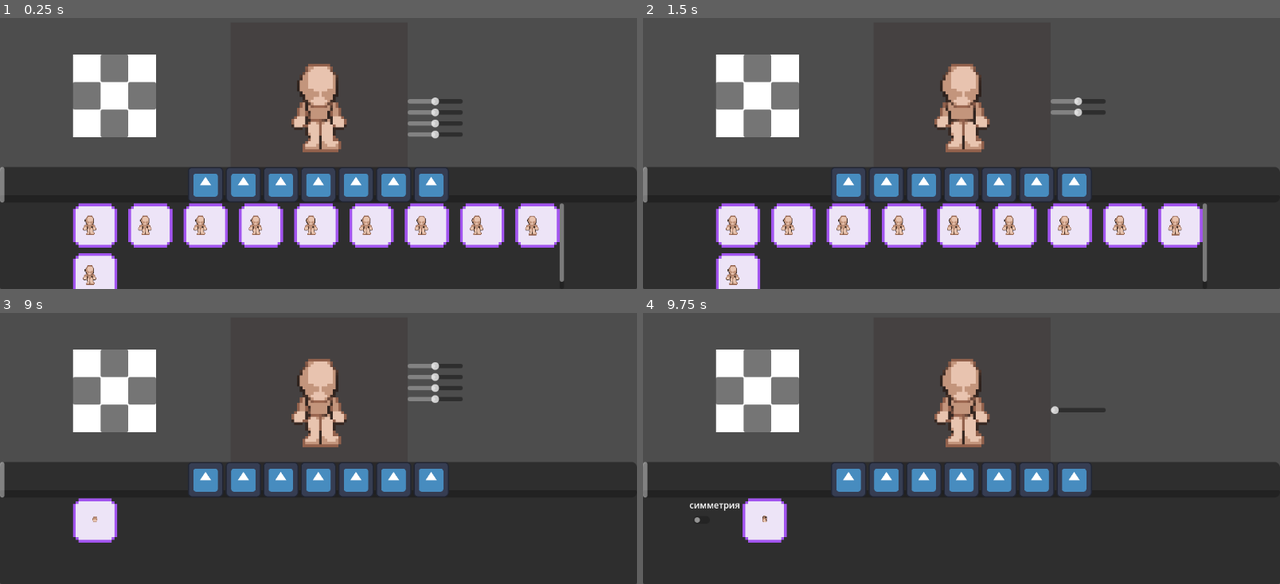
Above: before the commit, frames 1-4 (two rows, left to right).
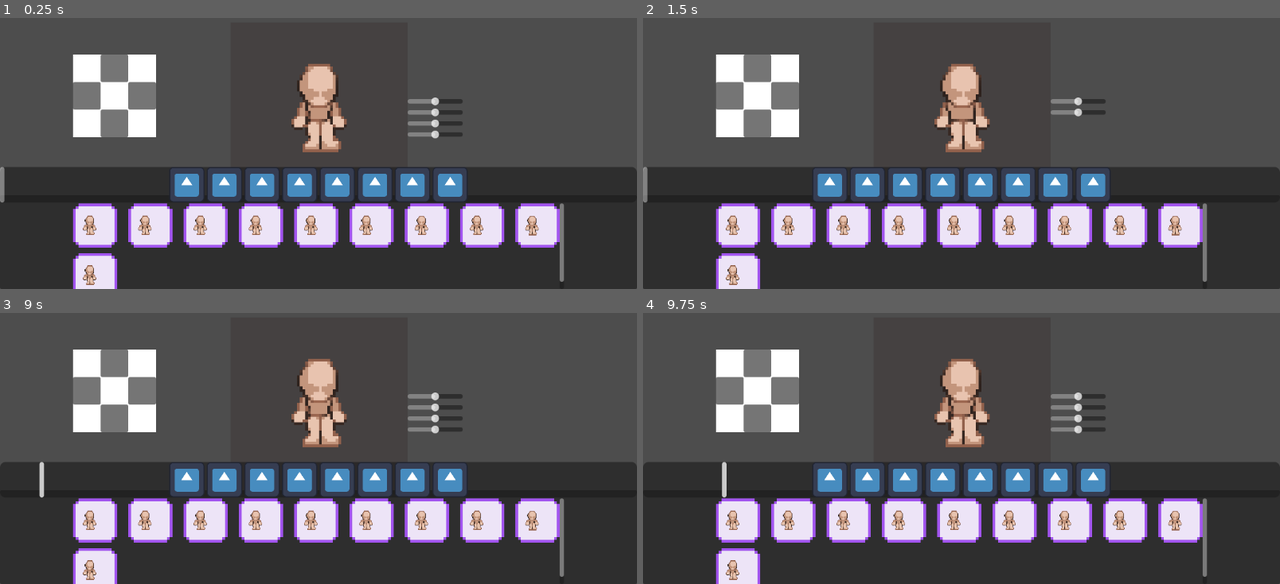
Above: after the commit, the same moments.

Repository: p1petto/CharacterMakerNew
Game: Godot game, scene res://Scenes/maker.tscn
Two runs of this game, one before a commit and one after it. Both use one fixed random seed, a clock stepped at 60 frames per second and the inputs below. The engine's default icon, where the game draws it, is replaced by a stand-in: a white triangle on a blue panel in a dark square.
Inputs (mouse positions are in pixels of both pictures, inside the frame that each line leads up to; where the layout moved, square brackets give the same spot in the first picture):
- Up to frame 1 (0.25 s): no input
- Up to frame 2 (1.5 s): click (738, 226) at 0.5 s; click (795, 226) at 1.27 s
- Up to frame 3 (9 s): click (203, 521) at 2.02 s; click (261, 521) at 2.77 s; click (318, 521) at 3.52 s; click (369, 521) at 4.27 s; click (426, 521) at 5.02 s; click (484, 521) at 5.77 s; click (535, 521) at 6.52 s; click (95, 570) at 7.27 s; click (184, 481) [203, 481] at 8 s; click (242, 481) at 8.77 s
- Up to frame 4 (9.75 s): click (923, 481) at 9.52 s

The runs differ from the first frame. In frame 1, 3.6% of the frame differs, in the area x 26-74%, y 55-68%; in frame 2, 3.6%; in frame 3, 15%; in frame 4, 15%, in the area x 0-89%, y 29-100%.

Commit message:
fix: при изменении чекбокса поиск первой соответсвующей ноды

Diff:
--- /dev/null
+++ b/Resources/CatalogItems/StaticElement/Eyes/Eye1/RightEye/RightEye.tres
@@ -0,0 +1,10 @@
+[gd_resource type="Resource" script_class="CatalogItem" load_steps=3 format=3 uid="uid://xb00p14w71s4"]
+
+[ext_resource type="Script" path="res://Scripts/CatalogItemResource.gd" id="1_vcflt"]
+[ext_resource type="Resource" uid="uid://ejydfc32ck0m" path="res://Resources/StaticElements/Eye/Eye1/R/EyeRight.tres" id="2_bi8xm"]
+
+[resource]
+script = ExtResource("1_vcflt")
+item_type = "Static"
+item_class = "RightEye"
+static_element = ExtResource("2_bi8xm")
--- a/Resources/StaticElements/Eye/Eye1/L/EyeLeft.tres
+++ b/Resources/StaticElements/Eye/Eye1/L/EyeLeft.tres
@@ -6,5 +6,5 @@
 [resource]
 script = ExtResource("1_do3tn")
 sprite_frames = ExtResource("2_348bp")
-position = Vector2(8, 18)
+position = Vector2(8, 19)
 target_part = "Head"
--- /dev/null
+++ b/Resources/StaticElements/Eye/Eye1/R/EyeRight.tres
@@ -0,0 +1,10 @@
+[gd_resource type="Resource" script_class="Static" load_steps=3 format=3 uid="uid://ejydfc32ck0m"]
+
+[ext_resource type="Script" path="res://Scripts/StaticElements/resource_static_element.gd" id="1_rwxfx"]
+[ext_resource type="SpriteFrames" uid="uid://powuhmudl6w4" path="res://Resources/StaticElements/Eye/Eye1/R/eye-r-sprites.tres" id="2_5yc10"]
+
+[resource]
+script = ExtResource("1_rwxfx")
+sprite_frames = ExtResource("2_5yc10")
+position = Vector2(7, 19)
+target_part = "Head"
--- /dev/null
+++ b/Resources/StaticElements/Eye/Eye1/R/eye-r-sprites.tres
@@ -0,0 +1,54 @@
+[gd_resource type="SpriteFrames" load_steps=6 format=3 uid="uid://powuhmudl6w4"]
+
+[ext_resource type="Texture2D" uid="uid://c5y8rkd5q4xro" path="res://Assets/Character/eye/eye1/eye-r.png" id="1_dpw8o"]
+
+[sub_resource type="AtlasTexture" id="AtlasTexture_5ya7p"]
+atlas = ExtResource("1_dpw8o")
+region = Rect2(0, 0, 64, 64)
+
+[sub_resource type="AtlasTexture" id="AtlasTexture_o5fe5"]
+atlas = ExtResource("1_dpw8o")
+region = Rect2(64, 0, 64, 64)
+
+[sub_resource type="AtlasTexture" id="AtlasTexture_y64md"]
+atlas = ExtResource("1_dpw8o")
+region = Rect2(42, 0, 42, 64)
+
+[sub_resource type="AtlasTexture" id="AtlasTexture_v6yfc"]
+atlas = ExtResource("1_dpw8o")
+region = Rect2(42, 0, 42, 64)
+
+[resource]
+animations = [{
+"frames": [{
+"duration": 1.0,
+"texture": SubResource("AtlasTexture_5ya7p")
+}],
+"loop": true,
+"name": &"down",
+"speed": 5.0
+}, {
+"frames": [{
+"duration": 1.0,
+"texture": SubResource("AtlasTexture_o5fe5")
+}],
+"loop": true,
+"name": &"left",
+"speed": 5.0
+}, {
+"frames": [{
+"duration": 1.0,
+"texture": SubResource("AtlasTexture_y64md")
+}],
+"loop": true,
+"name": &"right",
+"speed": 5.0
+}, {
+"frames": [{
+"duration": 1.0,
+"texture": SubResource("AtlasTexture_v6yfc")
+}],
+"loop": true,
+"name": &"top",
+"speed": 5.0
+}]
--- a/Scenes/maker.tscn
+++ b/Scenes/maker.tscn
@@ -17,6 +17,7 @@
 [ext_resource type="Texture2D" uid="uid://3yagfiq0l2yf" path="res://icon.svg" id="14_02jis"]
 [ext_resource type="Resource" uid="uid://danlbkb3wqnt4" path="res://Resources/CatalogItems/StaticElement/Eyes/Eye1/LeftEye/LeftEye.tres" id="14_7nups"]
 [ext_resource type="Script" path="res://Scripts/StaticElements/resource_static_element.gd" id="15_1qk7a"]
+[ext_resource type="Resource" uid="uid://xb00p14w71s4" path="res://Resources/CatalogItems/StaticElement/Eyes/Eye1/RightEye/RightEye.tres" id="17_nc5m7"]
 
 [sub_resource type="ViewportTexture" id="ViewportTexture_1urqw"]
 viewport_path = NodePath("SubViewportContainer/SubViewport")
@@ -35,6 +36,20 @@
 item_class = "LeftEye"
 icon = ExtResource("14_02jis")
 static_element = SubResource("Resource_c2ivy")
+
+[sub_resource type="SpriteFrames" id="SpriteFrames_jn1bt"]
+
+[sub_resource type="Resource" id="Resource_87sjp"]
+script = ExtResource("15_1qk7a")
+sprite_frames = SubResource("SpriteFrames_jn1bt")
+position = Vector2(0, 0)
+target_part = "Head"
+
+[sub_resource type="Resource" id="Resource_67v72"]
+script = ExtResource("5_sbt4v")
+item_type = "Static"
+item_class = "RightEye"
+static_element = SubResource("Resource_87sjp")
 
 [node name="Maker" type="Node2D"]
 texture_filter = 1
@@ -144,10 +159,17 @@
 catalog_items = Array[ExtResource("5_sbt4v")]([ExtResource("11_lknkn")])
 linked_symmetrical_element = NodePath("../LeftLeg")
 
-[node name="LeftEye" parent="UI/Catalog/CatalogContainer" instance=ExtResource("4_kavcm")]
-visible = false
-layout_mode = 2
-catalog_items = Array[ExtResource("5_sbt4v")]([ExtResource("14_7nups"), SubResource("Resource_8gcpa")])
+[node name="LeftEye" parent="UI/Catalog/CatalogContainer" node_paths=PackedStringArray("linked_symmetrical_element") groups=["StaticTab"] instance=ExtResource("4_kavcm")]
+visible = false
+layout_mode = 2
+catalog_items = Array[ExtResource("5_sbt4v")]([SubResource("Resource_8gcpa"), ExtResource("14_7nups")])
+linked_symmetrical_element = NodePath("../RightEye")
+
+[node name="RightEye" parent="UI/Catalog/CatalogContainer" node_paths=PackedStringArray("linked_symmetrical_element") groups=["StaticTab"] instance=ExtResource("4_kavcm")]
+visible = false
+layout_mode = 2
+catalog_items = Array[ExtResource("5_sbt4v")]([SubResource("Resource_67v72"), ExtResource("17_nc5m7")])
+linked_symmetrical_element = NodePath("../LeftEye")
 
 [node name="ButtonsScrollContainer" type="HScrollBar" parent="UI/Catalog"]
 custom_minimum_size = Vector2(0, 64.295)
--- a/Scripts/UI/catalog.gd
+++ b/Scripts/UI/catalog.gd
@@ -47,9 +47,11 @@
 			linked_check_button.get_node("CheckButton").set_pressed_no_signal(toggled_on)
 
 
-	# Get the current tab's node in character
-	var current_node = character.get_node(str(current_tab.name))
-	print("current_node ", current_node.name)
-	current_node.is_symmetrical = toggled_on
-	var linked_node = character.get_node(str(linked_tab.name))
-	linked_node.is_symmetrical = toggled_on
+
+		var current_node = character.find_child(current_tab.name, true, false)
+		if current_node:
+			current_node.is_symmetrical = toggled_on
+
+		var linked_node = character.find_child(linked_tab.name, true, false)
+		if linked_node:
+			linked_node.is_symmetrical = toggled_on
--- a/project.godot
+++ b/project.godot
@@ -27,6 +27,7 @@
 Dynamic=""
 ConditionallyDynamic=""
 Static=""
+StaticTab=""
 
 [rendering]
 
Binary file added: Assets/Character/eye/eye1/eye-r.png
Not shown, added: Assets/Character/eye/eye1/eye-r.png.import
Not shown: 1 places in Scenes/maker.tscn that only renumber resources
